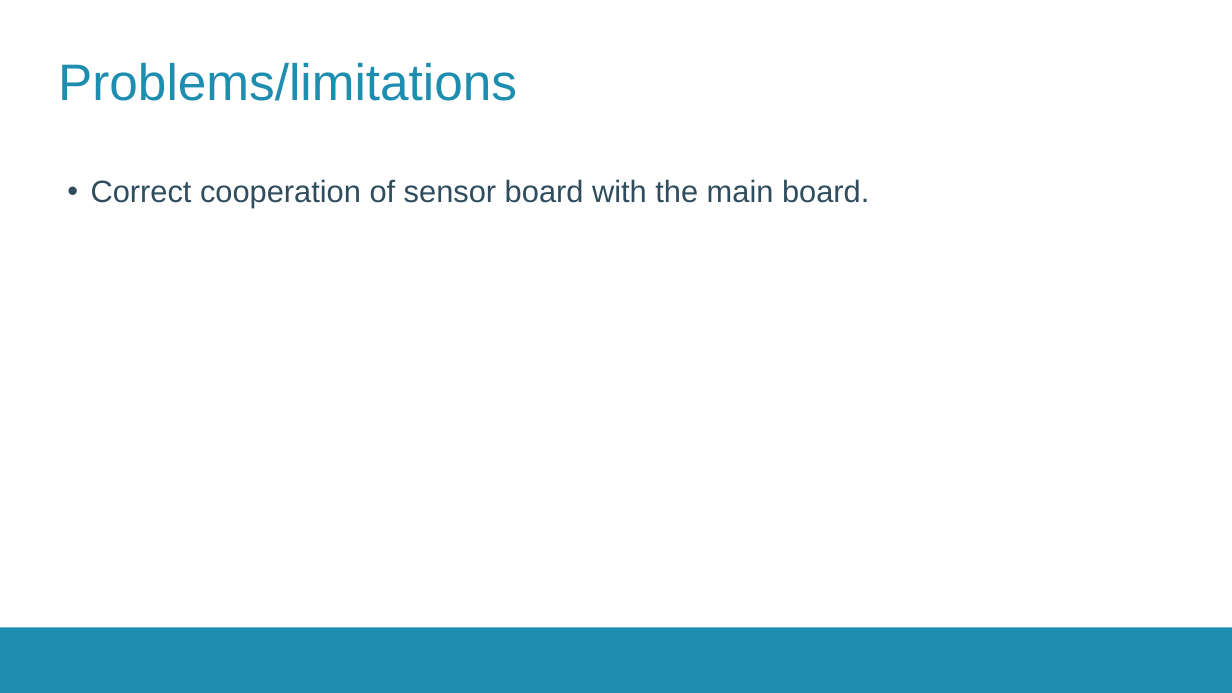
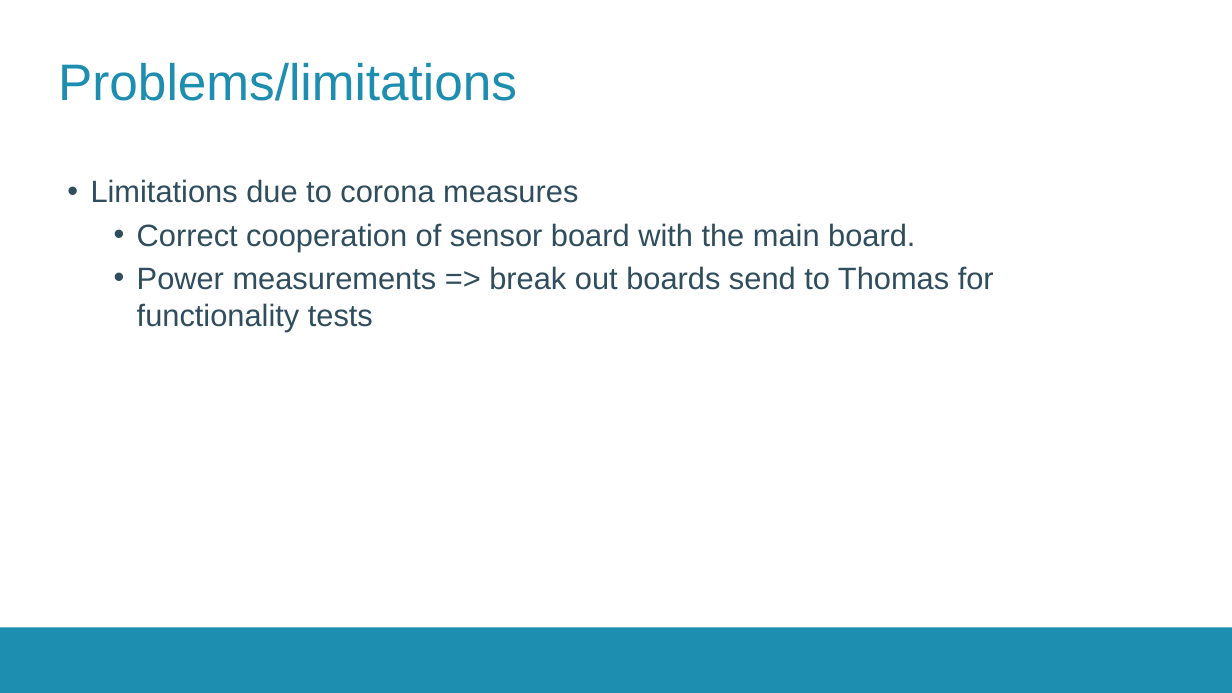
Before and after one commit to thomasf10/cosy_cafeteria, a slide deck: slide 9 of presentation/final_presentation.pptx. Drawn at 1232x693 pixels with LibreOffice and Linux fonts; fonts in the diff are those of the drawing; background and template pictures are left out. Boxes give left, top, right and bottom in pixels: in the first picture for what was removed or moved away, otherwise in the second. Text is boxed around its words. In the diff, an @@ line names an element or a change of style, - is before the commit and + after.

```diff
--- a/presentation/final_presentation.pptx
+++ b/presentation/final_presentation.pptx
@@ text at box(91, 179, 578, 203): paragraph added @@
+• Limitations due to corona measures
@@ text at box(137, 223, 915, 251): list level 1 to 2 in "Correct cooperation of sensor board ..." @@
@@ text at box(137, 266, 994, 332): paragraph added @@
+  • Power measurements => break out boards send to Thomas for functionality tests
```
Also in this commit, not shown: 3 other slides changed.
